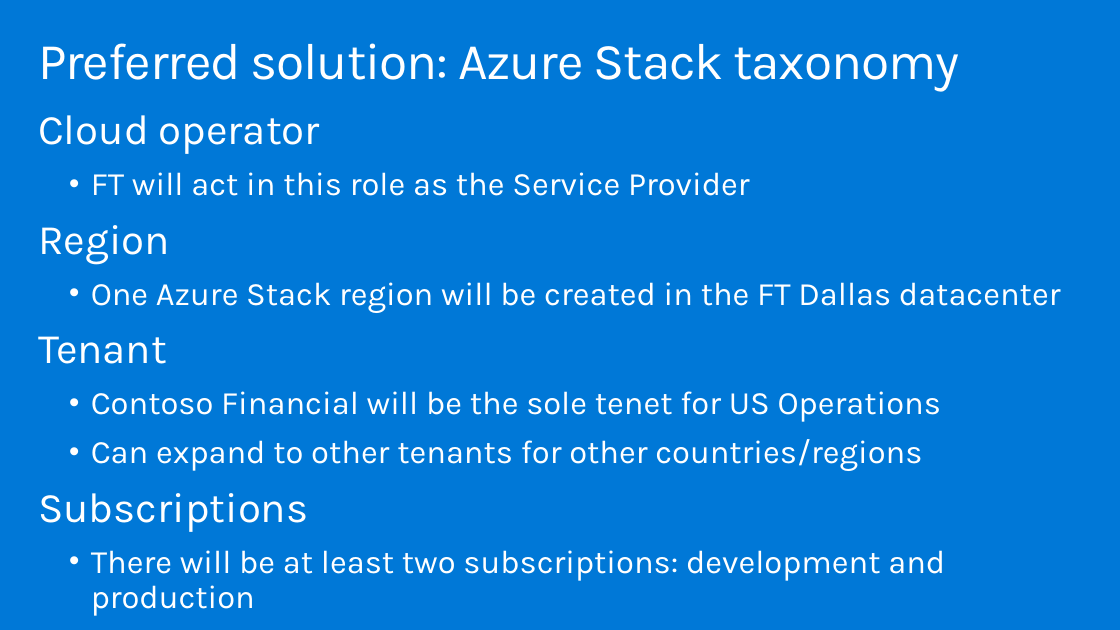
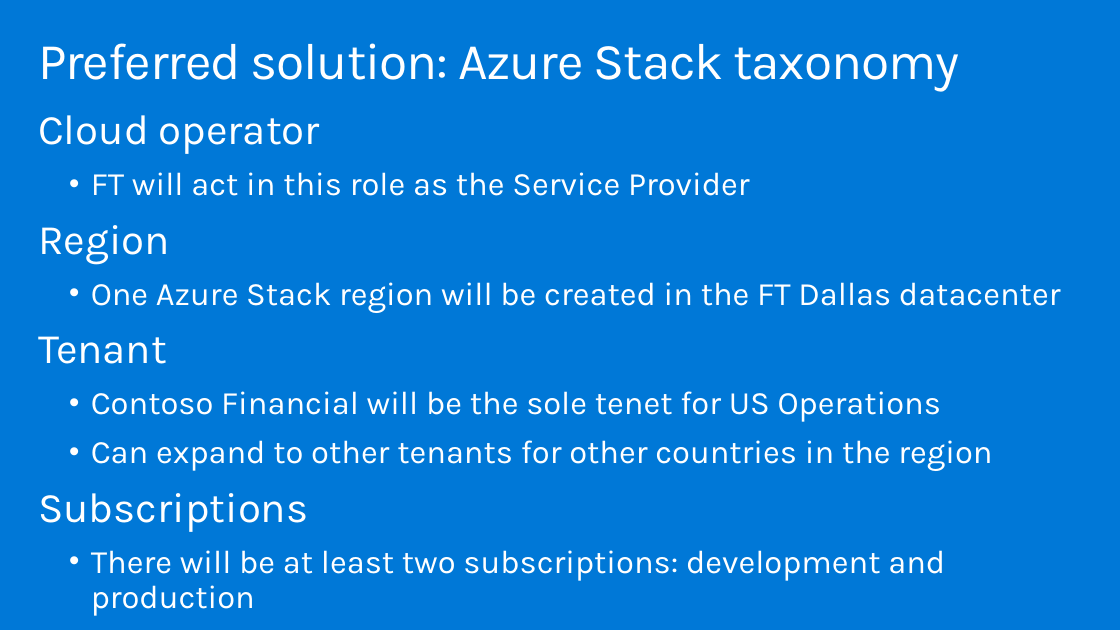
Before and after one commit to rtibi/MCW-Azure-Stack, a slide deck: slide 21 of WDS/Whiteboard design session trainer presentation - Azure Stack.pptx. Drawn at 1120x630 pixels with LibreOffice and Linux fonts; fonts in the diff are those of the drawing. Boxes give left, top, right and bottom in pixels: in the first picture for what was removed or moved away, otherwise in the second. Text is boxed around its words. In the diff, an @@ line names an element or a change of style, - is before the commit and + after.

Commit message:
Added powerpoint for Azure stack

```diff
--- a/WDS/Whiteboard design session trainer presentation - Azure Stack.pptx
+++ b/WDS/Whiteboard design session trainer presentation - Azure Stack.pptx
@@ text at bbox=[91, 440, 992, 471]: text changed @@
-  • Can expand to other tenants for other countries/regions
+  • Can expand to other tenants for other countries in the region
```
Also in this commit, not shown: 2 slides added, 2 slides removed.
